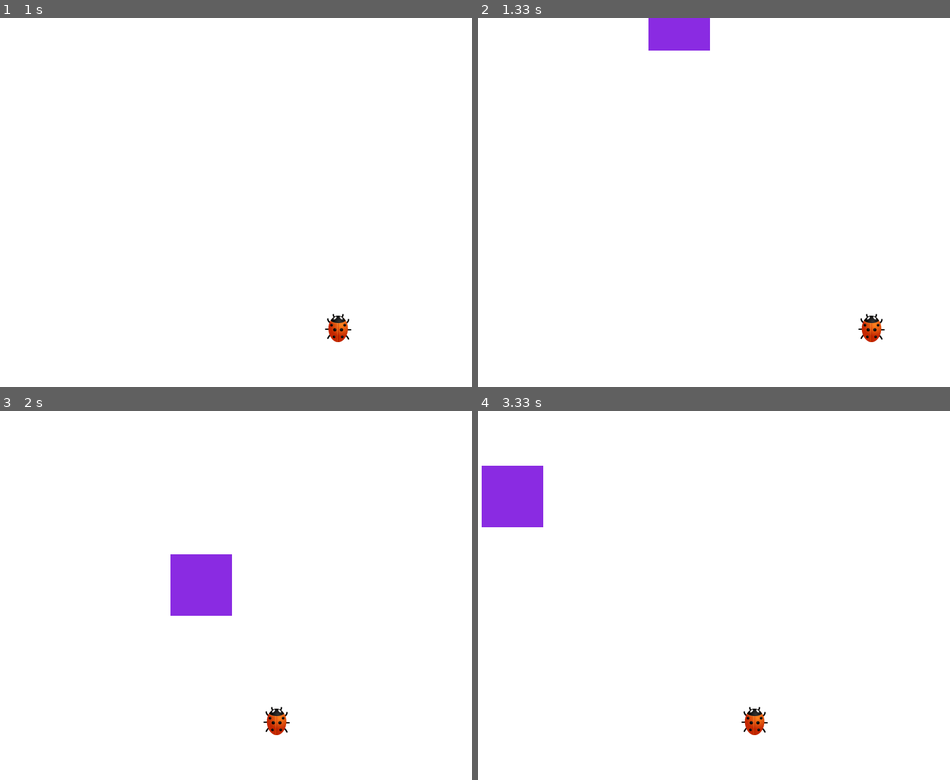
Above: before the commit, frames 1-4 (two rows, left to right).
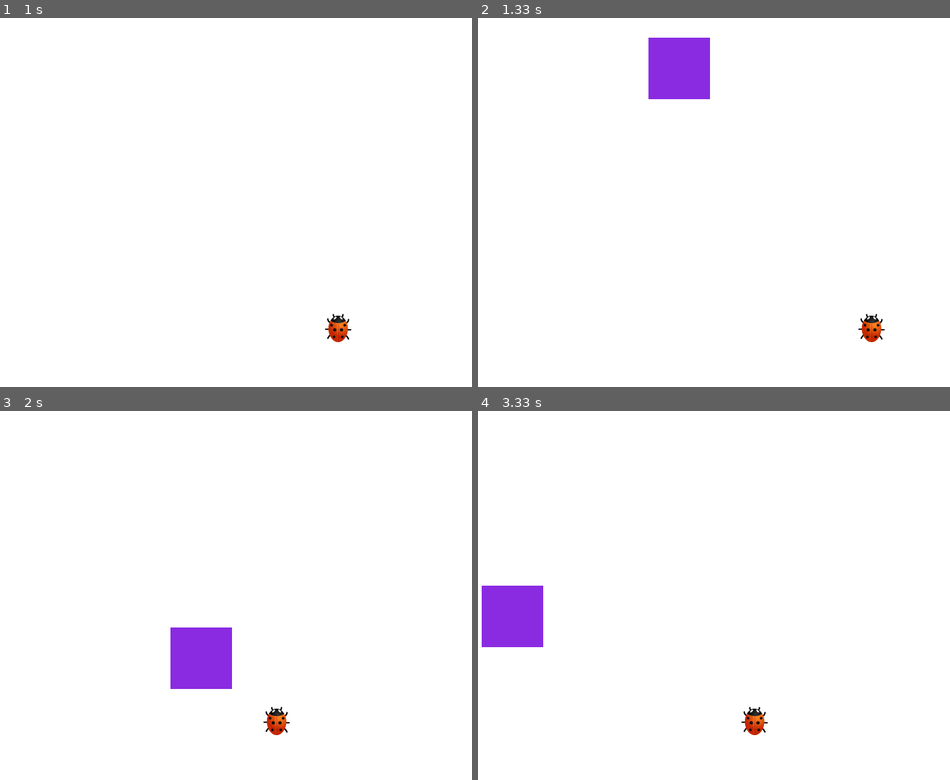
Above: after the commit, the same moments.

Repository: iAshkanRahmani/CarRace
Game: pygame game, started from pygame1.py
The game is run twice, just before and just after one commit, with the same random seed, the same clock (stepped at 60 frames per second) and the same inputs.
Inputs:
- Up to frame 1 (1 s): hold Right 0.33-0.8 s; hold Right from 0.83 s (still down)
- Up to frame 2 (1.33 s): release Right at 1.3 s
- Up to frame 3 (2 s): hold Left 1.33-1.87 s; hold Left from 1.9 s (still down)
- Up to frame 4 (3.33 s): release Left at 2.3 s; hold Right 2.33-2.97 s; hold Left from 3 s (still down)

Frame 1 is identical in both runs. In frame 2, 2.4% of the frame differs, in the area x 36-50%, y 0-22%; in frame 3, 4.3%, in the area x 36-50%, y 38-76%; in frame 4, 4.3%.

Commit message:
add color [light steel blue] for background

Diff:
--- a/pygame1.py
+++ b/pygame1.py
@@ -9,6 +9,8 @@
 purple = (138, 43, 226)
 orange_red = (255, 69, 0)
 white = (255,255,255)
+light_steel_blue = (176,196,222)
+
 #display resoulion   ====  width and height for game window
 display_width = 800
 display_height = 600
@@ -51,7 +53,7 @@
 
     stuff_startx = random.randrange(0,display_width)
     stuff_starty = -600
-    stuff_speed = 7
+    stuff_speed = 8
     stuff_witdth = 100
     stuff_height = 100
 
